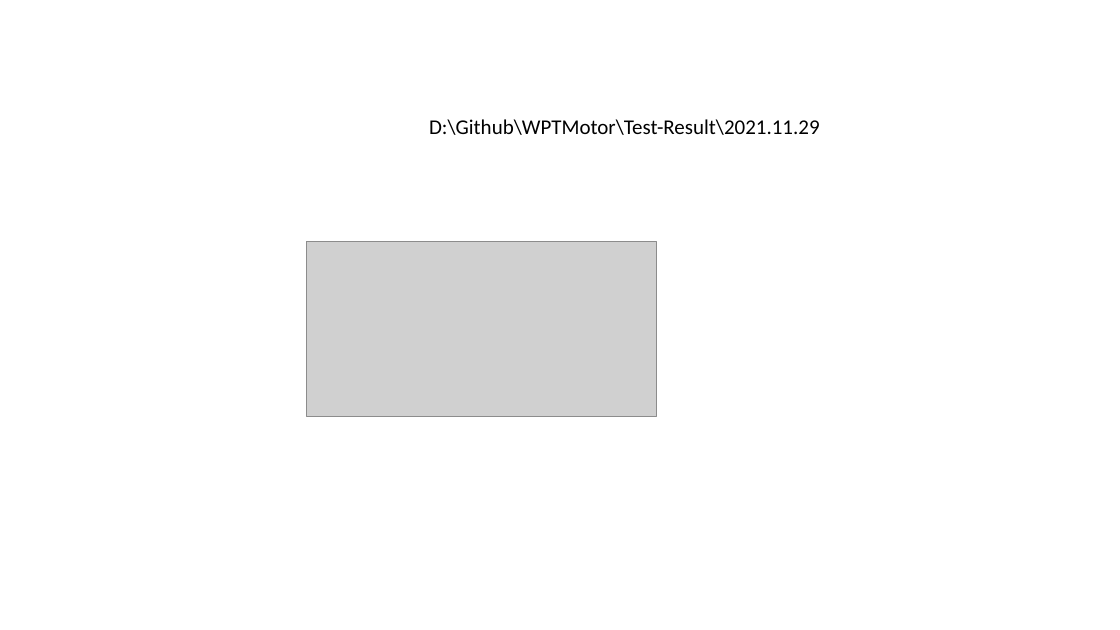
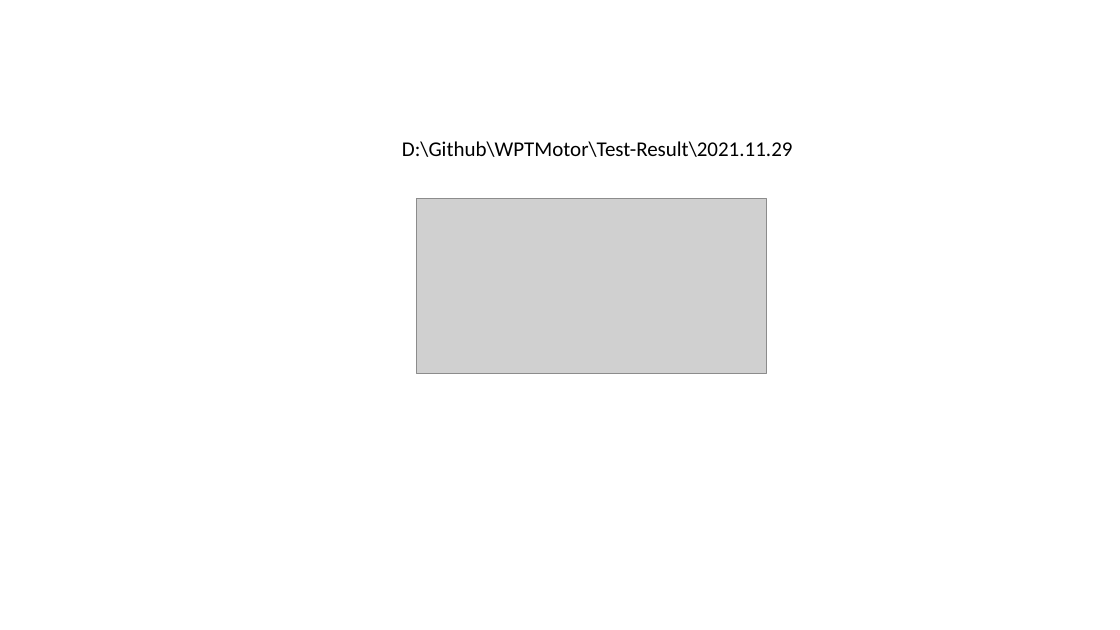
Before and after one commit to EnesAyaz/WPTMotor, a slide deck: slide 14 of Test-Result/2022.12.01/New Microsoft PowerPoint Presentation.pptx (slide 7 before the commit). Drawn at 1120x630 pixels with LibreOffice and Linux fonts; fonts in the diff are those of the drawing; grey boxes stand for pictures. Boxes give left, top, right and bottom in pixels: in the first picture for what was removed or moved away, otherwise in the second. Text is boxed around its words. In the diff, an @@ line names an element or a change of style, - is before the commit and + after.

```diff
--- a/Test-Result/2022.12.01/New Microsoft PowerPoint Presentation.pptx
+++ b/Test-Result/2022.12.01/New Microsoft PowerPoint Presentation.pptx
@@ text "D:\Github\WPTMotor\Test-Result\2021.11.29": place and size @@
-text "D:\Github\WPTMotor\Test-Result\2021.11.29" at (429,119,820,135)
+text "D:\Github\WPTMotor\Test-Result\2021.11.29" at (402,141,793,157)
@@ picture: place and size @@
-picture at (307,241,657,416)
+picture at (417,198,767,373)
```
Also in this commit, not shown: 9 slides added, 1 slide removed, 2 other files.
